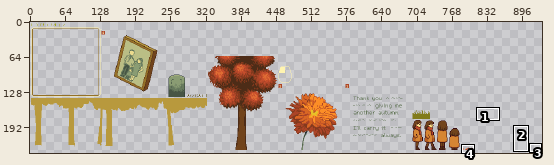
Two versions of one sprite sheet, assets/comfyjam1025.png. Above, an overview of the earlier version with the close-up marked.
Close-up. First the earlier version:
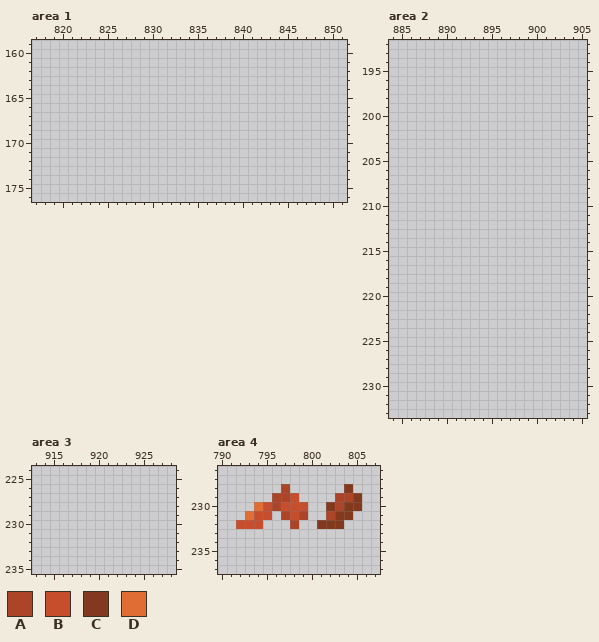
The file is 1024x256 pixels. Shown: area 1: x 817..851, y 159..176; area 2: x 884..905, y 192..233; area 3: x 913..928, y 224..235; area 4: x 790..807, y 226..237. The wide view leaves out empty margins. The commit also changed other parts of the picture, which this record leaves out.
Palette (. is transparent): A #ac4427  B #c64e2c  C #83391d  D #e06d34
Pixels before, area 4, first column x 792:
228 .....A......C.
229 ....AAB....AAC
230 ..DBABBB..CACC
231 .DBB.ABA..ACC.
232 BBB...A..CCC..
New version:
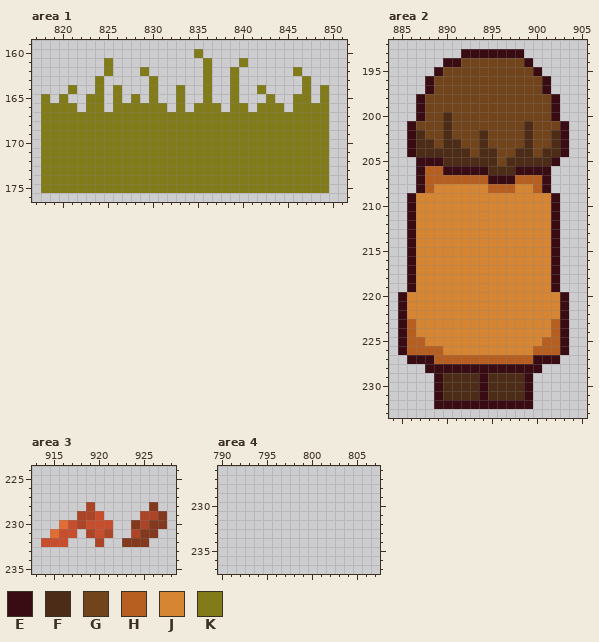
Colours new in this view: E #390c14  F #4d2c17  G #71441c  H #b65f21  J #d68533  K #817b1a
The edit:
Changed rows in their new state; - is an unchanged pixel.
Area 1:
first column x 818:
160 -----------------K--------------
161 -------K----------K---K---------
162 -------K---K------K--K------K---
163 ------K-----K-----K--K-------K--
164 ---K--K-K---K--K--K--K--K----K-K
165 K-K--KK-K-K-K--K--K--K---K--KK-K
166 KKKK-KK-KKKKKK-K-KKK-KK-KKK-KKKK
167 KKKKKKKKKKKKKKKKKKKKKKKKKKKKKKKK
168 KKKKKKKKKKKKKKKKKKKKKKKKKKKKKKKK
169 KKKKKKKKKKKKKKKKKKKKKKKKKKKKKKKK
170 KKKKKKKKKKKKKKKKKKKKKKKKKKKKKKKK
171 KKKKKKKKKKKKKKKKKKKKKKKKKKKKKKKK
172 KKKKKKKKKKKKKKKKKKKKKKKKKKKKKKKK
173 KKKKKKKKKKKKKKKKKKKKKKKKKKKKKKKK
174 KKKKKKKKKKKKKKKKKKKKKKKKKKKKKKKK
175 KKKKKKKKKKKKKKKKKKKKKKKKKKKKKKKK
Area 2:
first column x 885:
193 -------EEEEEEE-----
194 -----EEGGGGGGGE----
195 ----EGGGGGGGGGGE---
196 ---EGGGGGGGGGGGGE--
197 ---EGGGGGGGGGGGGE--
198 --EGGGGGGGGGGGGGGE-
199 --EGGGGGGGGGGGGGGE-
200 --EGGFGGGGGGGGGGGE-
201 -EGGGFGGGGGGGGFGGGE
202 -EFGGFGGGFGGGGFGGFE
203 -EFFGFFGGFGGGGFGGFE
204 -EFFFFFFGFFGGFFGFFE
205 --EEEFFFFFFGFFFFFE-
206 --EHHEEEEEFFFEEEE--
207 --EHHHHHHHEEEHHHE--
208 --EHJJJJJJHHHJJHE--
209 -EJJJJJJJJJJJJJJJE-
210 -EJJJJJJJJJJJJJJJE-
211 -EJJJJJJJJJJJJJJJE-
212 -EJJJJJJJJJJJJJJJE-
213 -EJJJJJJJJJJJJJJJE-
214 -EJJJJJJJJJJJJJJJE-
215 -EJJJJJJJJJJJJJJJE-
216 -EJJJJJJJJJJJJJJJE-
217 -EJJJJJJJJJJJJJJJE-
218 -EJJJJJJJJJJJJJJJE-
219 -EJJJJJJJJJJJJJJJE-
220 EJJJJJJJJJJJJJJJJJE
221 EJJJJJJJJJJJJJJJJJE
222 EJJJJJJJJJJJJJJJJJE
223 EHJJJJJJJJJJJJJJJHE
224 EHJJJJJJJJJJJJJJJHE
225 EHHJJJJJJJJJJJJJHHE
226 EHHHHJJJJJJJJJJHHHE
227 -EEEHHHHHHHHHHHEEE-
228 ---EEEEEEEEEEEEE---
229 ----EFFFFEFFFFE----
230 ----EFFFFEFFFFE----
231 ----EFFFFEFFFFE----
232 ----EEEEEEEEEEE----
Area 3:
first column x 914:
228 -----A------C-
229 ----AAB----AAC
230 --DBABBB--CACC
231 -DBB-ABA--ACC-
232 BBB---A--CCC--
Area 4:
first column x 792:
228 -----.------.-
229 ----...----...
230 --......--....
231 -...-...--...-
232 ...---.--...--
